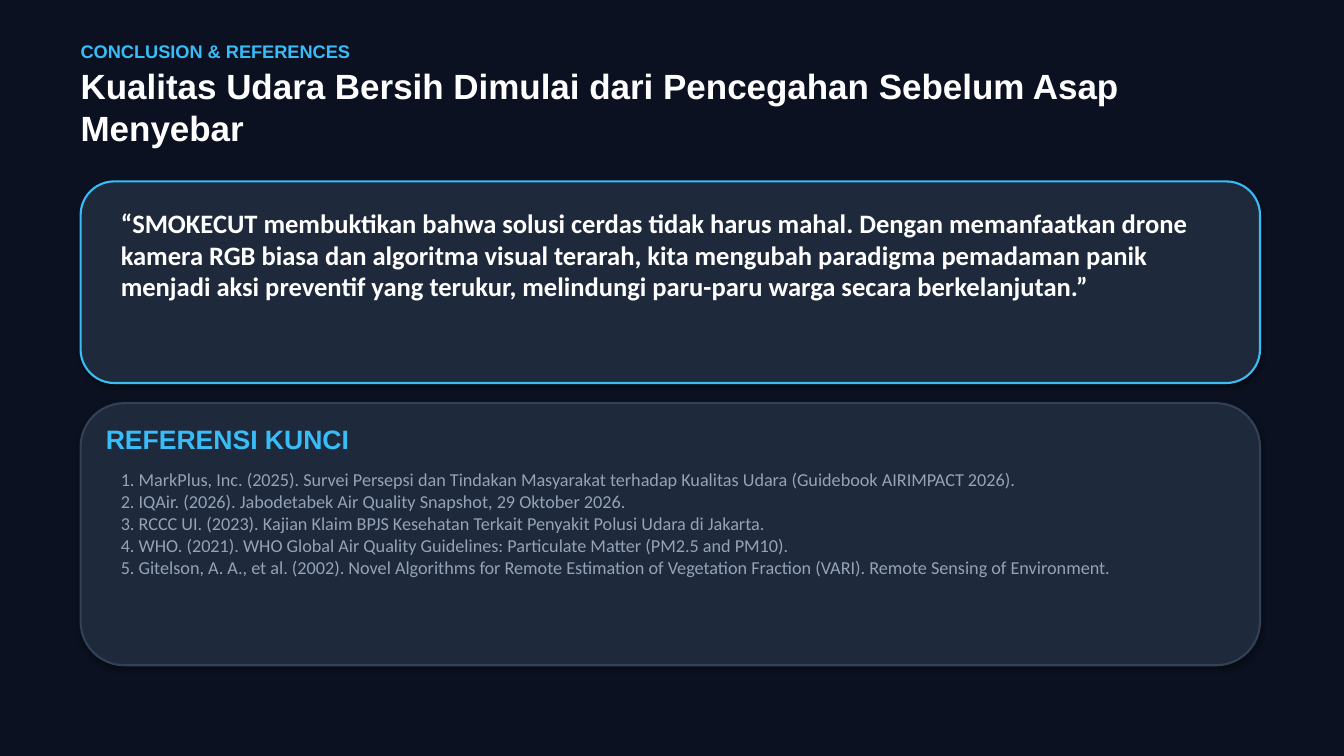
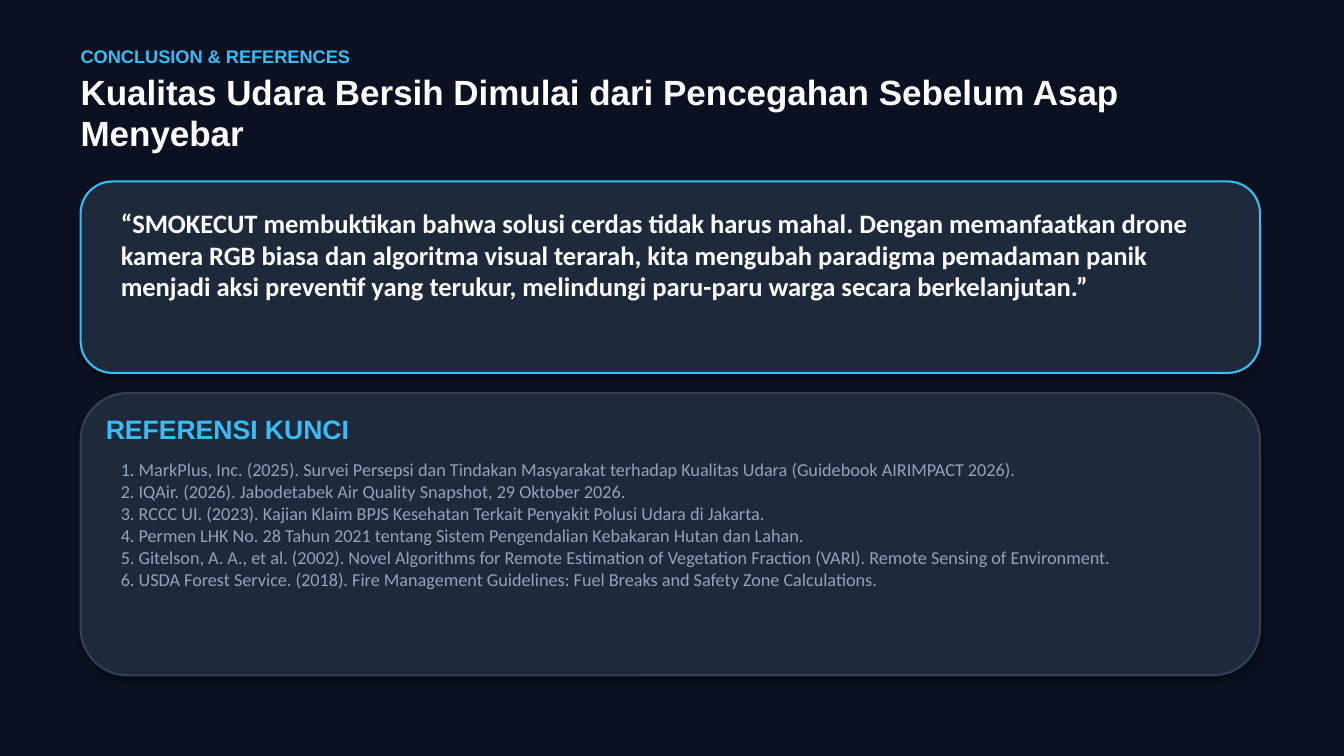
Before and after one commit to aamsetiana/SMOKECUT, a slide deck: slide 10 of AIRIMPACT2026_SMOKECUT_Proposal.pptx. Drawn at 1344x756 pixels with LibreOffice and Linux fonts; fonts in the diff are those of the drawing. Boxes give left, top, right and bottom in pixels: in the first picture for what was removed or moved away, otherwise in the second. Text is boxed around its words. In the diff, an @@ line names an element or a change of style, - is before the commit and + after.

```diff
--- a/AIRIMPACT2026_SMOKECUT_Proposal.pptx
+++ b/AIRIMPACT2026_SMOKECUT_Proposal.pptx
@@ text "CONCLUSION & REFERENCES": place and size @@
-text "CONCLUSION & REFERENCES" at [81, 45, 1118, 148]
+text "CONCLUSION & REFERENCES" at [81, 50, 1118, 153]
@@ rounded rectangle: place and size @@
-rounded rectangle at [81, 181, 1260, 383]
+rounded rectangle at [81, 181, 1260, 373]
@@ rounded rectangle: place and size @@
-rounded rectangle at [81, 403, 1260, 665]
+rounded rectangle at [81, 393, 1260, 676]
@@ text "REFERENSI KUNCI": place and size @@
-text "REFERENSI KUNCI" at [106, 430, 349, 450]
+text "REFERENSI KUNCI" at [106, 420, 349, 440]
@@ text at [121, 463, 1110, 589]: text changed @@
-1. MarkPlus, Inc. (2025). Survei Persepsi dan Tindakan Masyarakat terhadap Kualitas Udara (Guidebook AIRIMPACT 2026).
-2. IQAir. (2026). Jabodetabek Air Quality Snapshot, 29 Oktober 2026.
-3. RCCC UI. (2023). Kajian Klaim BPJS Kesehatan Terkait Penyakit Polusi Udara di Jakarta.
-4. WHO. (2021). WHO Global Air Quality Guidelines: Particulate Matter (PM2.5 and PM10).
-5. Gitelson, A. A., et al. (2002). Novel Algorithms for Remote Estimation of Vegetation Fraction (VARI). Remote Sensing of Environment.
+1. MarkPlus, Inc. (2025). Survei Persepsi dan Tindakan Masyarakat terhadap Kualitas Udara (Guidebook AIRIMPACT 2026).
+2. IQAir. (2026). Jabodetabek Air Quality Snapshot, 29 Oktober 2026.
+3. RCCC UI. (2023). Kajian Klaim BPJS Kesehatan Terkait Penyakit Polusi Udara di Jakarta.
+4. Permen LHK No. 28 Tahun 2021 tentang Sistem Pengendalian Kebakaran Hutan dan Lahan.
+5. Gitelson, A. A., et al. (2002). Novel Algorithms for Remote Estimation of Vegetation Fraction (VARI). Remote Sensing of Environment.
+6. USDA Forest Service. (2018). Fire Management Guidelines: Fuel Breaks and Safety Zone Calculations.
```
Also in this commit, not shown: 9 other slides changed, 26 other files.
